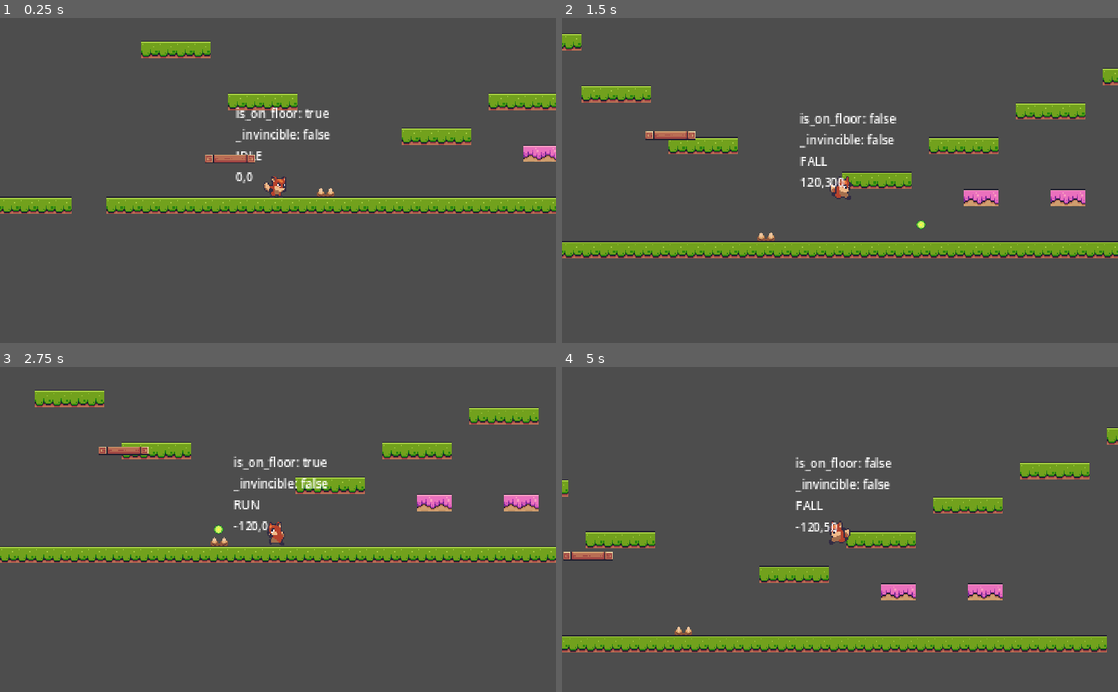
Above: before the commit, frames 1-4 (two rows, left to right).
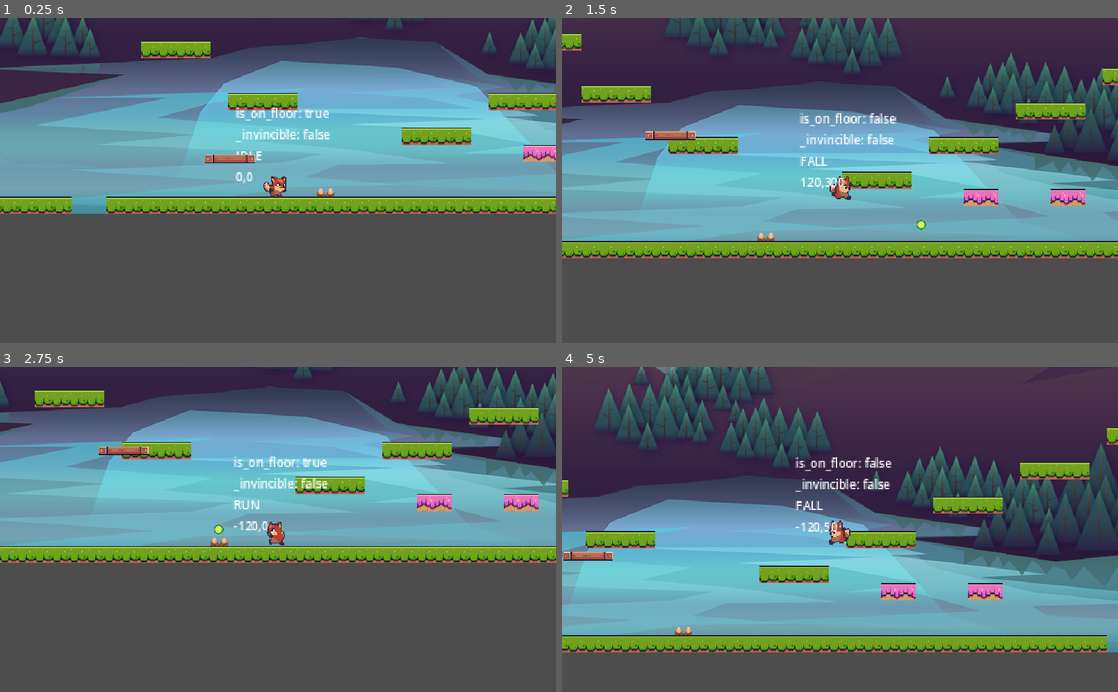
Above: after the commit, the same moments.

Repository: leobewater/godot-foxy-antics
Game: Godot game, scene res://level_base/level_base.tscn
Same seed, same stepped clock (60 frames per second), same inputs: the game is played once before the commit and once after it. The project has no main scene, so this scene is started directly.
Inputs:
- Up to frame 1 (0.25 s): no input
- Up to frame 2 (1.5 s): hold Right (right) from 0.53 s (still down); tap Ctrl (shoot) at 0.6, 1.35 s; tap Space (jump) at 0.77 s
- Up to frame 3 (2.75 s): tap Space (jump) at 1.52 s; release Right (right) at 2.03 s; hold Left (left) from 2.03 s (still down); tap Ctrl (shoot) at 2.1 s
- Up to frame 4 (5 s): release Left (left) at 2.78 s; hold Right (right) 2.78-4.28 s; tap Ctrl (shoot) at 2.85, 3.6, 4.35 s; tap Space (jump) at 3.02, 3.77, 4.52 s; hold Left (left) from 4.28 s (still down)

The runs differ from the first frame. In frame 1, 50% of the frame differs, in the area x 0-100%, y 0-61%; in frame 2, 61%; in frame 3, 48%; in frame 4, 73%, in the area x 0-100%, y 0-88%.

Commit message:
fix background setting

Diff:
--- a/level_base/level_base.tscn
+++ b/level_base/level_base.tscn
@@ -11,6 +11,7 @@
 [ext_resource type="Texture2D" uid="uid://d11nel78i1xbr" path="res://assets/backgrounds/game_background_1/layers/rocks_1.png" id="9_3qm1v"]
 [ext_resource type="Texture2D" uid="uid://d2df41c1w0bk4" path="res://assets/backgrounds/game_background_1/layers/clouds_1.png" id="9_dssnx"]
 [ext_resource type="Texture2D" uid="uid://cufemg75litus" path="res://assets/backgrounds/game_background_1/layers/rocks_2.png" id="9_l1q1r"]
+[ext_resource type="PackedScene" uid="uid://bv440amklwsai" path="res://scrolling_bg/scrolling_bg.tscn" id="9_qa6tp"]
 [ext_resource type="Texture2D" uid="uid://b0op0qbjfcgic" path="res://assets/backgrounds/game_background_1/layers/clouds_2.png" id="10_2ooeh"]
 [ext_resource type="Texture2D" uid="uid://ytu3nwnfhp84" path="res://assets/backgrounds/game_background_1/layers/clouds_3.png" id="11_qcbft"]
 [ext_resource type="Texture2D" uid="uid://p6l43d6cq1fj" path="res://assets/backgrounds/game_background_1/layers/clouds_4.png" id="12_a2vbv"]
@@ -637,6 +638,8 @@
 texture = ExtResource("9_l1q1r")
 offset = Vector2(0, -540)
 
+[node name="ScrollingBg" parent="." instance=ExtResource("9_qa6tp")]
+
 [node name="TileMap" type="TileMap" parent="."]
 tile_set = SubResource("TileSet_s4m5k")
 format = 2
--- a/scrolling_bg/scrolling_bg.gd
+++ b/scrolling_bg/scrolling_bg.gd
@@ -45,7 +45,7 @@
 @export_range(1, 4) var level_number: int
 @export var mirror_x: float = 1440.0
 @export var sprite_offset: Vector2 = Vector2(0, -540)
-@export var sprite_scale: Vector2 = Vector2(0.75, 075)
+@export var sprite_scale: Vector2 = Vector2(0.75, 0.75)
 
 
 func _ready():
Not shown: 1 places in level_base/level_base.tscn that only renumber resources
